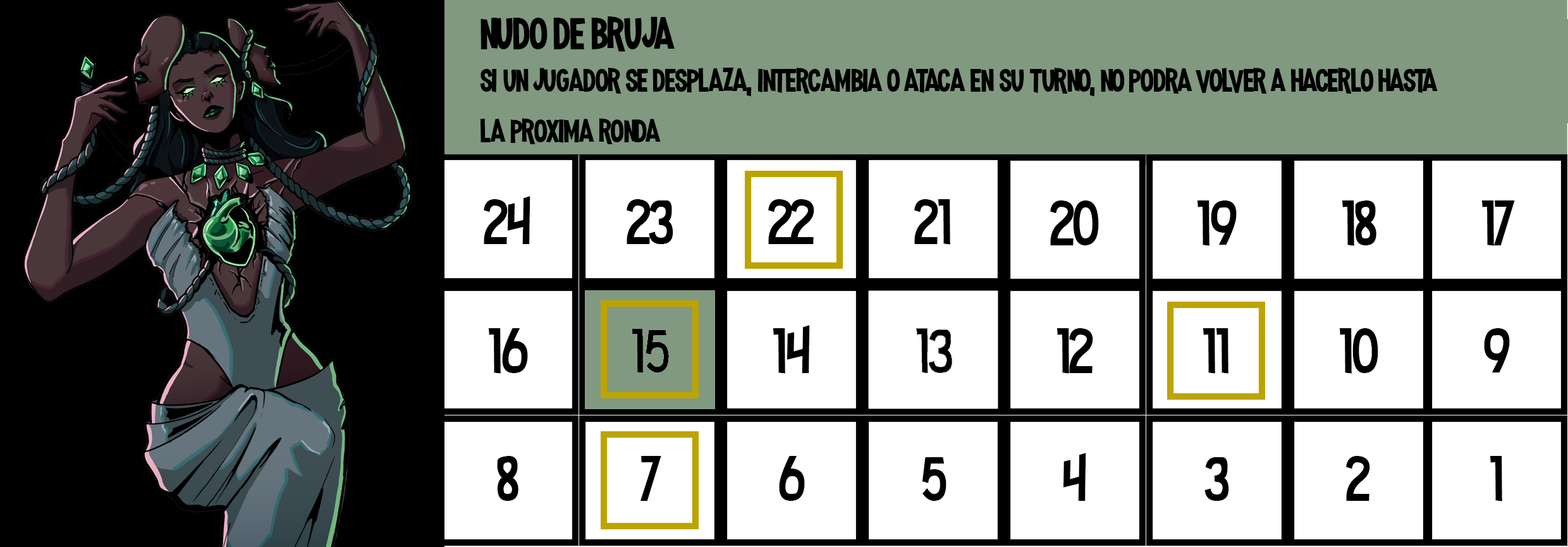
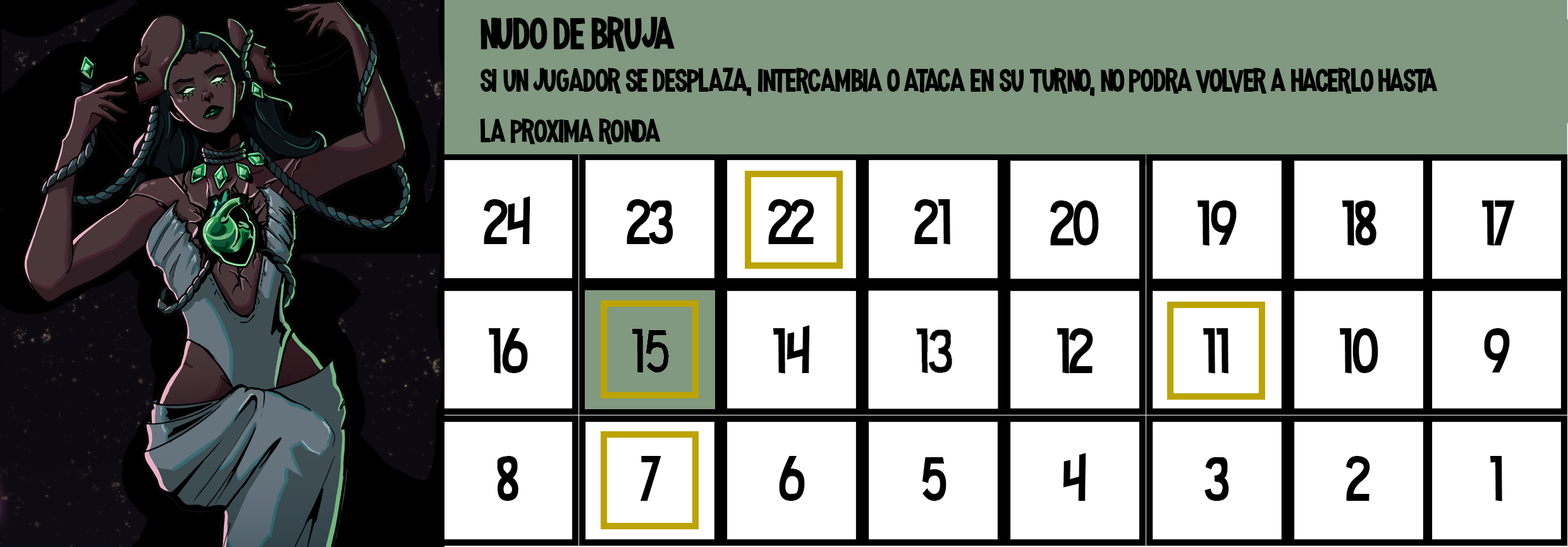
Revision of a layered w=1568, h=547 image; what changed, layer by layer:
added layer "Capa 8" above "Capa 7" over (x1=1, y1=0, x2=445, y2=211)
added layer "Capa 7" above "Rectángulo 1" over (x1=0, y1=253, x2=444, y2=547)